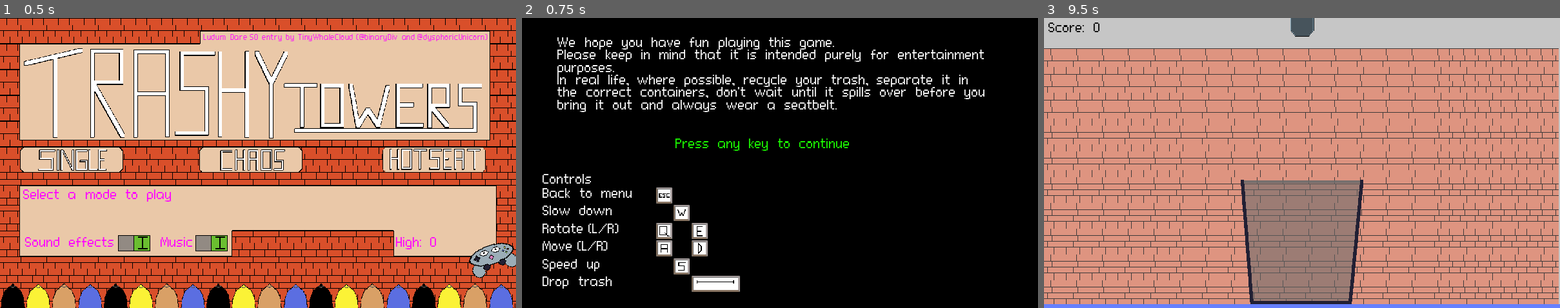
Above: before the commit, frames 1-3 (left to right).
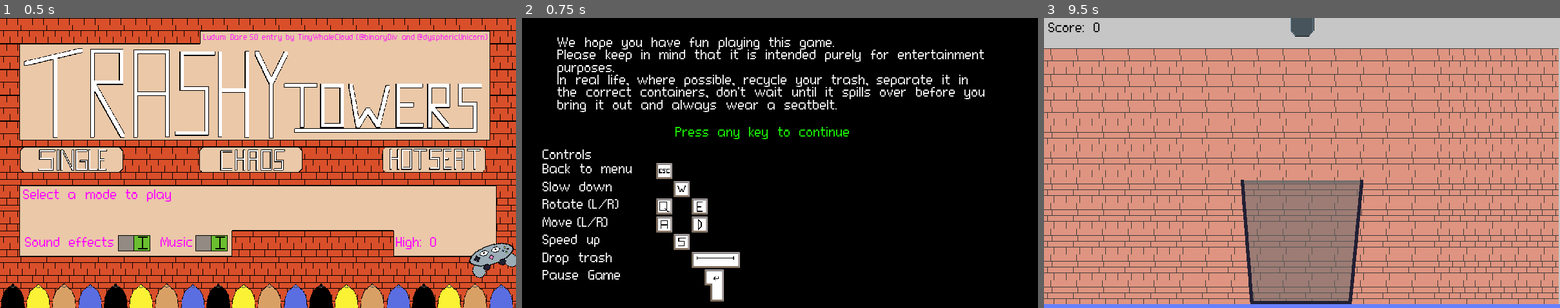
Above: after the commit, the same moments.

Repository: TinyWhaleCloud/ld50-trashytowers
Game: Godot game, scene res://screens/title_screen/TitleScreen.tscn
The game is run twice, just before and just after one commit, with the same random seed, the same clock (stepped at 60 frames per second) and the same inputs. The engine's default icon, where the game draws it, is replaced by a stand-in: a white triangle on a blue panel in a dark square. Sound files missing from this copy of the repository are replaced by a short silence.
Inputs (mouse positions are in pixels of both pictures, inside the frame that each line leads up to):
- Up to frame 1 (0.5 s): no input
- Up to frame 2 (0.75 s): click (594, 160) at 0.5 s
- Up to frame 3 (9.5 s): click (1116, 160) at 1.25 s; click (1296, 160) at 2 s; click (1477, 160) at 2.75 s; click (1296, 160) at 3.5 s; click (1477, 160) at 4.25 s; click (1116, 160) at 5 s; click (1296, 160) at 5.75 s; click (1477, 160) at 6.5 s; click "Sound effects" at 7.25 s; click "Music" at 8 s; tap Enter (pause_game, bound only after the commit) at 8.75 s

Frame 1 is identical in both runs. In frame 2, 6.0% of the frame differs, in the area x 3-64%, y 37-98%; in frame 3, nothing differs.

Commit message:
Allow pausing the game
Closes #32.

Diff:
--- a/src/actors/player/Player.gd
+++ b/src/actors/player/Player.gd
@@ -3,10 +3,15 @@
 
 # Emitted when the player dropped a trash object (i.e. let go of it)
 signal trash_dropped
+
 # Emitted when the spawn retry timer expired
 signal retry_spawn
+
 # Emitted when the score has changed
 signal score_changed(new_score)
+
+# Emitted when the pause button is pressed
+signal game_paused
 
 # Constants
 const TRASH_SPEED_PLAYER = 200
@@ -49,6 +54,13 @@
         else:
             process_movement_input()
 
+func _input(event):
+    if event.is_action_pressed("pause_game"):
+        pause_game()
+        get_tree().set_input_as_handled()
+
+func pause_game()-> void:
+    emit_signal("game_paused")
 
 func process_movement_input() -> void:
     # Process player movement
--- a/src/project.godot
+++ b/src/project.godot
@@ -268,6 +268,13 @@
 , Object(InputEventJoypadButton,"resource_local_to_scene":false,"resource_name":"","device":1,"button_index":3,"pressure":0.0,"pressed":false,"script":null)
  ]
 }
+pause_game={
+"deadzone": 0.5,
+"events": [ Object(InputEventKey,"resource_local_to_scene":false,"resource_name":"","device":0,"alt":false,"shift":false,"control":false,"meta":false,"command":false,"pressed":false,"scancode":0,"physical_scancode":16777221,"unicode":0,"echo":false,"script":null)
+, Object(InputEventJoypadButton,"resource_local_to_scene":false,"resource_name":"","device":0,"button_index":11,"pressure":0.0,"pressed":false,"script":null)
+, Object(InputEventJoypadButton,"resource_local_to_scene":false,"resource_name":"","device":1,"button_index":11,"pressure":0.0,"pressed":false,"script":null)
+ ]
+}
 
 [physics]
 
--- a/src/screens/info_screen/InfoScreen.gd
+++ b/src/screens/info_screen/InfoScreen.gd
@@ -42,3 +42,4 @@
         $Player1Controls/DKey.texture = load("res://screens/info_screen/dpadRight.png")
         $Player1Controls/SKey.texture = load("res://screens/info_screen/dpadDown.png")
         $Player1Controls/SpaceBar.texture = load("res://screens/info_screen/controllerButtonUp.png")
+        $Player1Controls/ReturnKey.texture = load("res://screens/info_screen/controllerButtonStart.png")
--- a/src/screens/info_screen/InfoScreen.tscn
+++ b/src/screens/info_screen/InfoScreen.tscn
@@ -18,6 +18,7 @@
 [ext_resource path="res://screens/info_screen/jKey.png" type="Texture" id=16]
 [ext_resource path="res://screens/info_screen/oKey.png" type="Texture" id=17]
 [ext_resource path="res://screens/info_screen/InfoScreen.gd" type="Script" id=18]
+[ext_resource path="res://screens/info_screen/returnKey.png" type="Texture" id=19]
 
 [node name="InfoScreen" type="Node2D"]
 script = ExtResource( 18 )
@@ -41,18 +42,18 @@
 
 [node name="ContinueText" type="RichTextLabel" parent="."]
 margin_left = 379.0
-margin_top = 297.0
+margin_top = 268.0
 margin_right = 834.0
-margin_bottom = 334.0
+margin_bottom = 305.0
 theme = ExtResource( 5 )
 custom_colors/default_color = Color( 0.105882, 1, 0, 1 )
 text = "Press any key to continue"
 
 [node name="Player1Controls" type="GridContainer" parent="."]
 margin_left = 50.0
-margin_top = 385.0
+margin_top = 325.0
 margin_right = 540.0
-margin_bottom = 694.0
+margin_bottom = 704.0
 columns = 4
 
 [node name="P1ControlsLabel" type="RichTextLabel" parent="Player1Controls"]
@@ -249,11 +250,40 @@
 margin_bottom = 295.0
 texture = ExtResource( 1 )
 
+[node name="PauseGameLabel" type="RichTextLabel" parent="Player1Controls"]
+margin_top = 299.0
+margin_right = 278.0
+margin_bottom = 379.0
+size_flags_horizontal = 3
+theme = ExtResource( 5 )
+text = "Pause Game
+"
+fit_content_height = true
+
+[node name="Spacer15" type="Control" parent="Player1Controls"]
+margin_left = 282.0
+margin_top = 299.0
+margin_right = 322.0
+margin_bottom = 379.0
+
+[node name="Spacer14" type="Control" parent="Player1Controls"]
+margin_left = 326.0
+margin_top = 299.0
+margin_right = 366.0
+margin_bottom = 379.0
+
+[node name="ReturnKey" type="TextureRect" parent="Player1Controls"]
+margin_left = 370.0
+margin_top = 299.0
+margin_right = 490.0
+margin_bottom = 379.0
+texture = ExtResource( 19 )
+
 [node name="Player2Controls" type="GridContainer" parent="."]
 margin_left = 727.0
-margin_top = 386.0
+margin_top = 325.0
 margin_right = 1233.0
-margin_bottom = 692.0
+margin_bottom = 695.0
 columns = 4
 
 [node name="P2ControlsLabel" type="RichTextLabel" parent="Player2Controls"]
@@ -447,3 +477,32 @@
 margin_right = 506.0
 margin_bottom = 286.0
 texture = ExtResource( 15 )
+
+[node name="PauseGameLabel" type="RichTextLabel" parent="Player2Controls"]
+margin_top = 290.0
+margin_right = 334.0
+margin_bottom = 370.0
+size_flags_horizontal = 3
+theme = ExtResource( 5 )
+text = "Pause Game
+"
+fit_content_height = true
+
+[node name="Spacer15" type="Control" parent="Player2Controls"]
+margin_left = 338.0
+margin_top = 290.0
+margin_right = 378.0
+margin_bottom = 370.0
+
+[node name="Spacer16" type="Control" parent="Player2Controls"]
+margin_left = 382.0
+margin_top = 290.0
+margin_right = 422.0
+margin_bottom = 370.0
+
+[node name="ReturnKey" type="TextureRect" parent="Player2Controls"]
+margin_left = 426.0
+margin_top = 290.0
+margin_right = 506.0
+margin_bottom = 370.0
+texture = ExtResource( 19 )
--- a/src/screens/main_game/MainGame.gd
+++ b/src/screens/main_game/MainGame.gd
@@ -115,6 +115,7 @@
     new_player.connect("trash_dropped", self, "_on_Player_trash_dropped", [player_number])
     new_player.connect("score_changed", self, "_on_Player_score_changed", [player_number])
     new_player.connect("retry_spawn", self, "_on_Player_retry_spawn", [player_number])
+    new_player.connect("game_paused", hud, "_on_game_paused")
 
     # Add player to the scene
     add_child(new_player)
--- a/src/ui/hud/HUD.gd
+++ b/src/ui/hud/HUD.gd
@@ -15,10 +15,11 @@
 
 
 func _ready() -> void:
-    # Hide game over screen
+    # Hide game over screen, high scores and paused container
     game_over_screen.visible = false
+    game_over_screen.set_process_input(false)
     $HighScoresContainer.visible = false
-    game_over_screen.set_process_input(false)
+    $PausedContainer.visible = false
 
 
 func init_hud(_total_player_count: int) -> void:
@@ -29,6 +30,9 @@
     # Only show score label for player 2 if there is a player 2
     player2_score_label.visible = total_player_count > 1
 
+func _on_game_paused() -> void:
+    $PausedContainer.visible = true
+    get_tree().paused = true
 
 func get_player_score_label(player_number: int) -> Label:
     # TODO: Dynamic generation of labels using an array
--- a/src/ui/hud/HUD.tscn
+++ b/src/ui/hud/HUD.tscn
@@ -1,7 +1,9 @@
-[gd_scene load_steps=3 format=2]
+[gd_scene load_steps=5 format=2]
 
 [ext_resource path="res://ui/hud/HUD.gd" type="Script" id=1]
 [ext_resource path="res://fonts/connection/Connection_30.tres" type="DynamicFont" id=2]
+[ext_resource path="res://fonts/connection/Connection_36.tres" type="DynamicFont" id=3]
+[ext_resource path="res://ui/hud/PausedContainer.gd" type="Script" id=4]
 
 [node name="HUD" type="CanvasLayer"]
 script = ExtResource( 1 )
@@ -150,6 +152,22 @@
 custom_fonts/font = ExtResource( 2 )
 text = "Submit Score"
 
+[node name="PausedContainer" type="Panel" parent="."]
+pause_mode = 2
+margin_left = 372.0
+margin_top = 110.0
+margin_right = 903.0
+margin_bottom = 231.0
+script = ExtResource( 4 )
+
+[node name="Label" type="Label" parent="PausedContainer"]
+margin_top = 17.0
+margin_right = 530.0
+margin_bottom = 94.0
+custom_fonts/font = ExtResource( 3 )
+text = "The game is paused.
+Press any key to continue"
+
 [connection signal="pressed" from="GameOverScreen/PlayAgainButton" to="." method="_on_PlayAgainButton_pressed"]
 [connection signal="pressed" from="GameOverScreen/BackToMenuButton" to="." method="_on_BackToMenuButton_pressed"]
 [connection signal="focus_entered" from="HighScoresContainer/UsernameInput" to="." method="_on_UsernameInput_focus_entered"]
--- /dev/null
+++ b/src/ui/hud/PausedContainer.gd
@@ -0,0 +1,11 @@
+extends Panel
+
+
+func _unhandled_input(event: InputEvent) -> void:
+    if visible:
+        # Unpause the game if any key is pressed
+        if (event is InputEventKey or event is InputEventJoypadButton) and event.is_pressed():
+            get_tree().set_input_as_handled()
+            prints(self, 'Any key was pressed')
+            visible = false
+            get_tree().paused = false
Not shown: 1 places in src/screens/info_screen/InfoScreen.tscn that only renumber resources
Binary file added: src/screens/info_screen/returnKey.png
Not shown, added: src/screens/info_screen/returnKey.png.import
Not shown, added: assets/sprites/returnKey.aseprite
